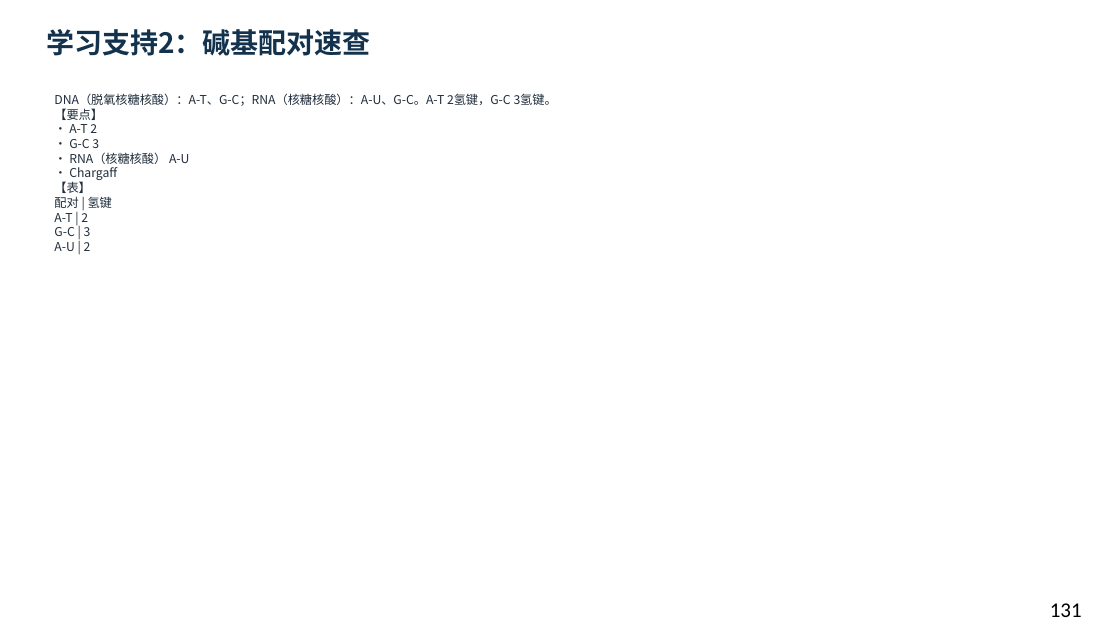
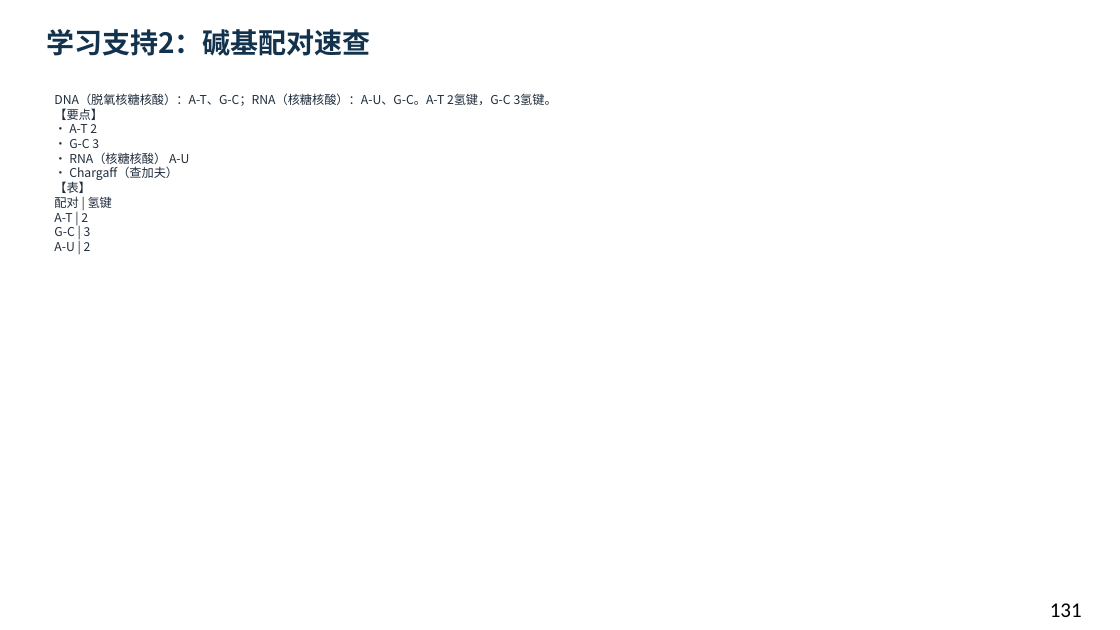
Before and after one commit to newkan-li/Biochemistry, a slide deck: slide 131 of downloads/bc11-ai-style.pptx. Drawn at 1120x630 pixels with LibreOffice and Linux fonts; fonts in the diff are those of the drawing. Boxes give left, top, right and bottom in pixels: in the first picture for what was removed or moved away, otherwise in the second. Text is boxed around its words. In the diff, an @@ line names an element or a change of style, - is before the commit and + after.

```diff
--- a/downloads/bc11-ai-style.pptx
+++ b/downloads/bc11-ai-style.pptx
@@ text at box(54, 93, 557, 251): text changed @@
-DNA（脱氧核糖核酸）：A-T、G-C；RNA（核糖核酸）：A-U、G-C。A-T 2氢键，G-C 3氢键。
-【要点】
-• A-T 2
-• G-C 3
-• RNA（核糖核酸） A-U
-• Chargaff
-【表】
-配对 | 氢键
-A-T | 2
-G-C | 3
-A-U | 2
+DNA（脱氧核糖核酸）：A-T、G-C；RNA（核糖核酸）：A-U、G-C。A-T 2氢键，G-C 3氢键。
+【要点】
+• A-T 2
+• G-C 3
+• RNA（核糖核酸） A-U
+• Chargaff（查加夫）
+【表】
+配对 | 氢键
+A-T | 2
+G-C | 3
+A-U | 2
```
Also in this commit, not shown: 18 other slides changed, 3 other files.
